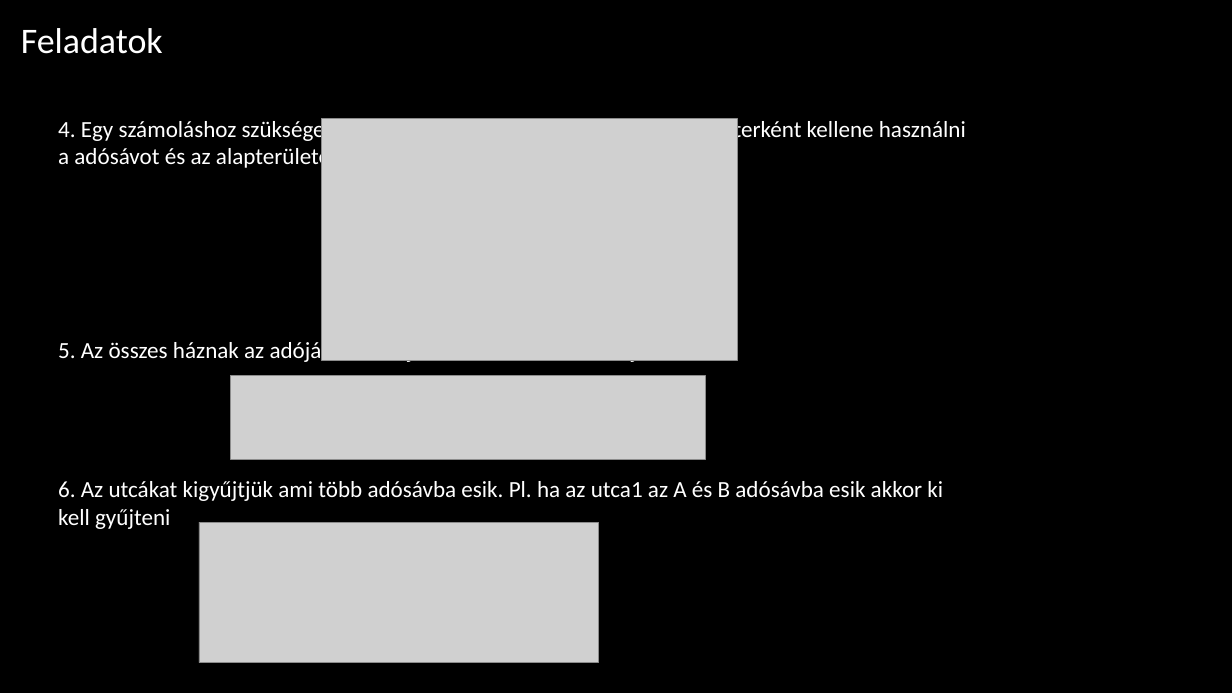
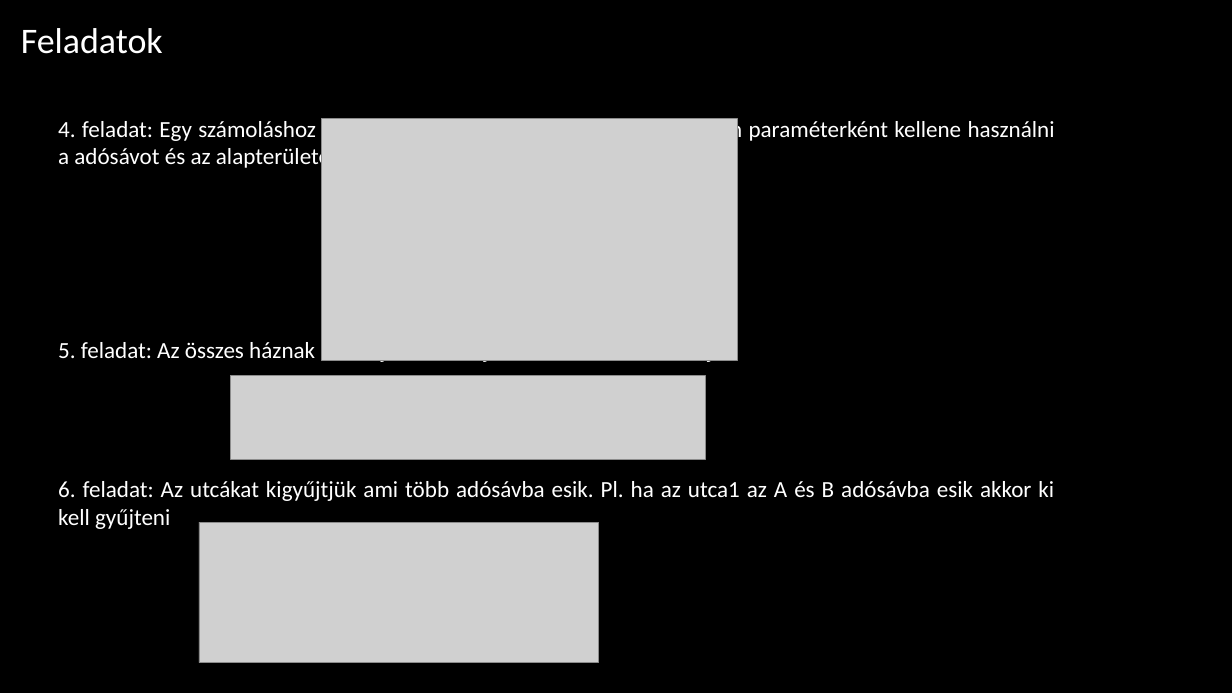
Before and after one commit to Geher-Marcell/Proj1-Epitmenyado-10A_B, a slide deck: slide 4 of BEMUTATÓ.pptx. Drawn at 1232x693 pixels with LibreOffice and Linux fonts; fonts in the diff are those of the drawing; grey boxes stand for pictures; background and template pictures are left out. Boxes give left, top, right and bottom in pixels: in the first picture for what was removed or moved away, otherwise in the second. Text is boxed around its words. In the diff, an @@ line names an element or a change of style, - is before the commit and + after.

Commit message:
alap kész, már csak animálni kell

```diff
--- a/BEMUTATÓ.pptx
+++ b/BEMUTATÓ.pptx
@@ text at (58, 117, 1055, 529): text changed @@
-4. Egy számoláshoz szükséges adó functiont létrehozni, melyben paraméterként kellene használni a adósávot és az alapterületet
-5. Az összes háznak az adóját összeadjuk adósávonként és kiírjuk
-6. Az utcákat kigyűjtjük ami több adósávba esik. Pl. ha az utca1 az A és B adósávba esik akkor ki kell gyűjteni
+4. feladat: Egy számoláshoz szükséges adó functiont létrehozni, melyben paraméterként kellene használni a adósávot és az alapterületet
+5. feladat: Az összes háznak az adóját összeadjuk adósávonként és kiírjuk
+6. feladat: Az utcákat kigyűjtjük ami több adósávba esik. Pl. ha az utca1 az A és B adósávba esik akkor ki kell gyűjteni
```
Also in this commit, not shown: 2 other slides changed, 1 slide added.
